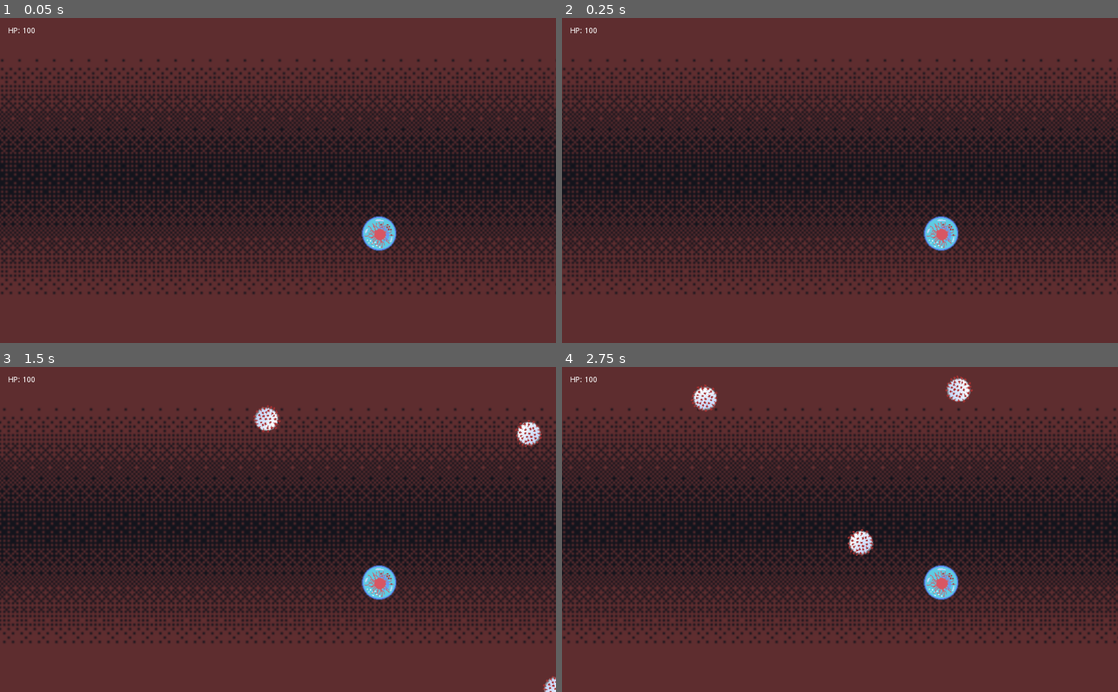
Above: before the commit, frames 1-4 (two rows, left to right).
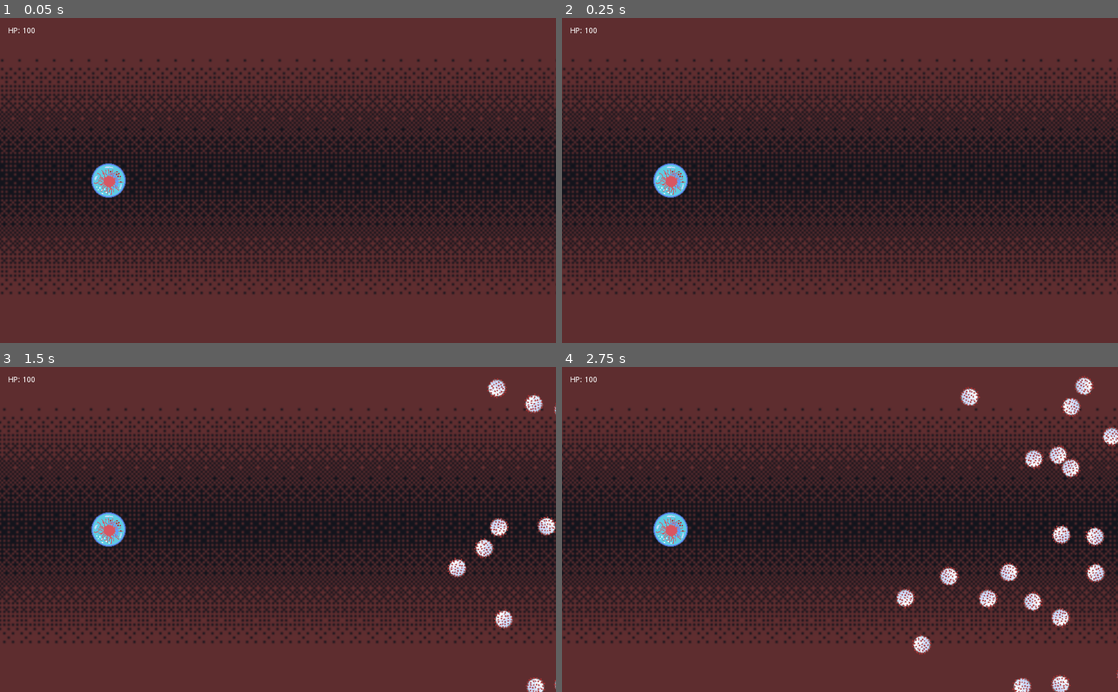
Above: after the commit, the same moments.

Repository: aMoniker/Carnivorous
Game: Godot game, scene res://Game.tscn
Same seed, same stepped clock (60 frames per second), same inputs: the game is played once before the commit and once after it. Sound files missing from this copy of the repository are replaced by a short silence.
Inputs (mouse positions are in pixels of both pictures, inside the frame that each line leads up to):
- Up to frame 1 (0.05 s): no input
- Up to frame 2 (0.25 s): no input
- Up to frame 3 (1.5 s): move the mouse to (400, 513) at 0.52 s; click (400, 513) at 0.67 s; move the mouse to (166, 545) at 1.27 s; click (166, 545) at 1.42 s
- Up to frame 4 (2.75 s): move the mouse to (895, 458) at 2.02 s; click (895, 458) at 2.17 s

The runs differ from the first frame. In frame 1, 1.1% of the frame differs, in the area x 16-72%, y 44-72%; in frame 2, 1.1%; in frame 3, 2.9%; in frame 4, 4.6%, in the area x 16-100%, y 2-100%.

Commit message:
Small adjustments - Make enemies smaller - Make player gun faster - Add partial ceiling/floor for enemies to bounce - Restrict spawning to right side of screen

Diff:
--- a/Enemies.tscn
+++ b/Enemies.tscn
@@ -1,11 +1,14 @@
-[gd_scene load_steps=3 format=2]
+[gd_scene load_steps=4 format=2]
 
 [ext_resource path="res://Enemies.gd" type="Script" id=1]
 
 [sub_resource type="Curve2D" id=1]
 _data = {
-"points": PoolVector2Array( 0, 0, 0, 0, 0, 0, 0, 0, 0, 0, 1024, 0, 0, 0, 0, 0, 1024, 600, 0, 0, 0, 0, 0, 600, 0, 0, 0, 0, 0, 0 )
+"points": PoolVector2Array( 0, 0, 0, 0, 1088, 0, 0, 0, 0, 0, 1088, 600 )
 }
+
+[sub_resource type="RectangleShape2D" id=2]
+extents = Vector2( 544, 32 )
 
 [node name="Enemies" type="Node2D"]
 script = ExtResource( 1 )
@@ -14,7 +17,28 @@
 curve = SubResource( 1 )
 
 [node name="MobSpawnLocation" type="PathFollow2D" parent="MobPath"]
+position = Vector2( 1088, 0 )
+rotation = 1.5708
 
 [node name="SpawnTimer" type="Timer" parent="."]
-wait_time = 0.5
+wait_time = 0.1
+
+[node name="Ceiling" type="StaticBody2D" parent="."]
+position = Vector2( 128, 0 )
+collision_layer = 2
+collision_mask = 2
+constant_angular_velocity = 0.1
+
+[node name="CollisionShape2D" type="CollisionShape2D" parent="Ceiling"]
+position = Vector2( 1120, -32 )
+shape = SubResource( 2 )
+
+[node name="Floor" type="StaticBody2D" parent="."]
+collision_layer = 2
+collision_mask = 2
+constant_angular_velocity = 0.1
+
+[node name="CollisionShape2D" type="CollisionShape2D" parent="Floor"]
+position = Vector2( 1248, 632 )
+shape = SubResource( 2 )
 [connection signal="timeout" from="SpawnTimer" to="." method="_on_SpawnTimer_timeout"]
--- a/Enemy.tscn
+++ b/Enemy.tscn
@@ -4,11 +4,13 @@
 [ext_resource path="res://Enemy.gd" type="Script" id=2]
 
 [sub_resource type="CircleShape2D" id=1]
-radius = 21.4266
+radius = 15.0537
 
 [node name="Enemy" type="RigidBody2D" groups=[
 "enemies",
 ]]
+collision_layer = 3
+collision_mask = 3
 mass = 0.5
 gravity_scale = 0.0
 contacts_reported = 3
--- a/Game.tscn
+++ b/Game.tscn
@@ -20,7 +20,7 @@
 script = ExtResource( 7 )
 
 [node name="Player" parent="." instance=ExtResource( 1 )]
-position = Vector2( 698.393, 397.876 )
+position = Vector2( 200, 300 )
 
 [node name="Enemies" parent="." instance=ExtResource( 3 )]
 
--- a/Player.tscn
+++ b/Player.tscn
@@ -20,7 +20,7 @@
 script = ExtResource( 1 )
 
 [node name="BulletTimer" type="Timer" parent="."]
-wait_time = 0.5
+wait_time = 0.33
 
 [node name="ShootSound" type="AudioStreamPlayer" parent="."]
 stream = ExtResource( 4 )
Binary file changed: assets/images/virus.aseprite
Binary file changed: assets/images/virus.png
